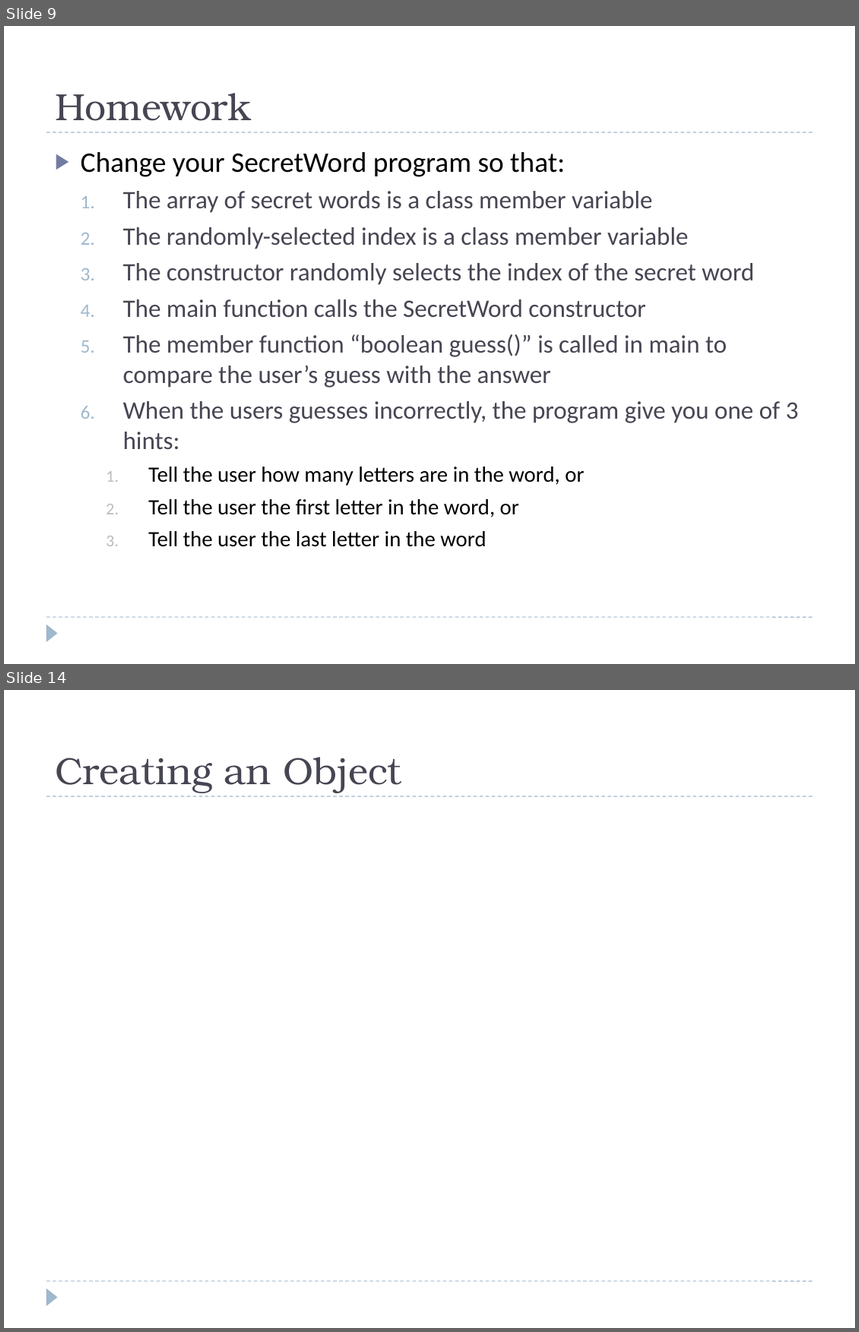
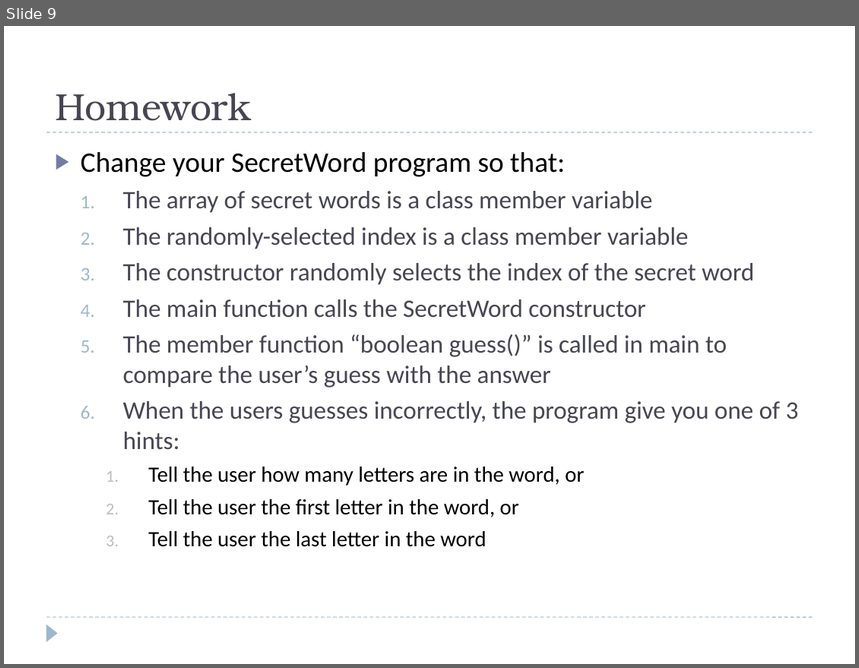
Before and after one commit to bcraig108/JavaClass_2013_Summer, a slide deck: Powerpoint/Introduction to Java Programming - Hour 10.pptx. Shown one above the other, each under a label of ours: slides 9 and 14 before the commit, slide 9 after it; the slides between them are not shown. The pictures are 859x1332 and 859x668 pixels, drawn with LibreOffice and Linux fonts; fonts in the diff are those of the drawing; background and template pictures are left out. Boxes give left, top, right and bottom in pixels: in the first picture for what was removed or moved away, otherwise in the second. Text is boxed around its words. In the diff, an @@ line names an element or a change of style, - is before the commit and + after.

```diff
--- a/Powerpoint/Introduction to Java Programming - Hour 10.pptx
+++ b/Powerpoint/Introduction to Java Programming - Hour 10.pptx
@@ slide 14 removed at [4, 690, 855, 1328], background #FFFFFF; not listed: 3 template elements that a slide beside it also shows @@
@@ title removed at [55, 757, 402, 793] @@
-Creating an Object
```
Also in this commit, not shown: 5 other slides removed, 2 other files.
